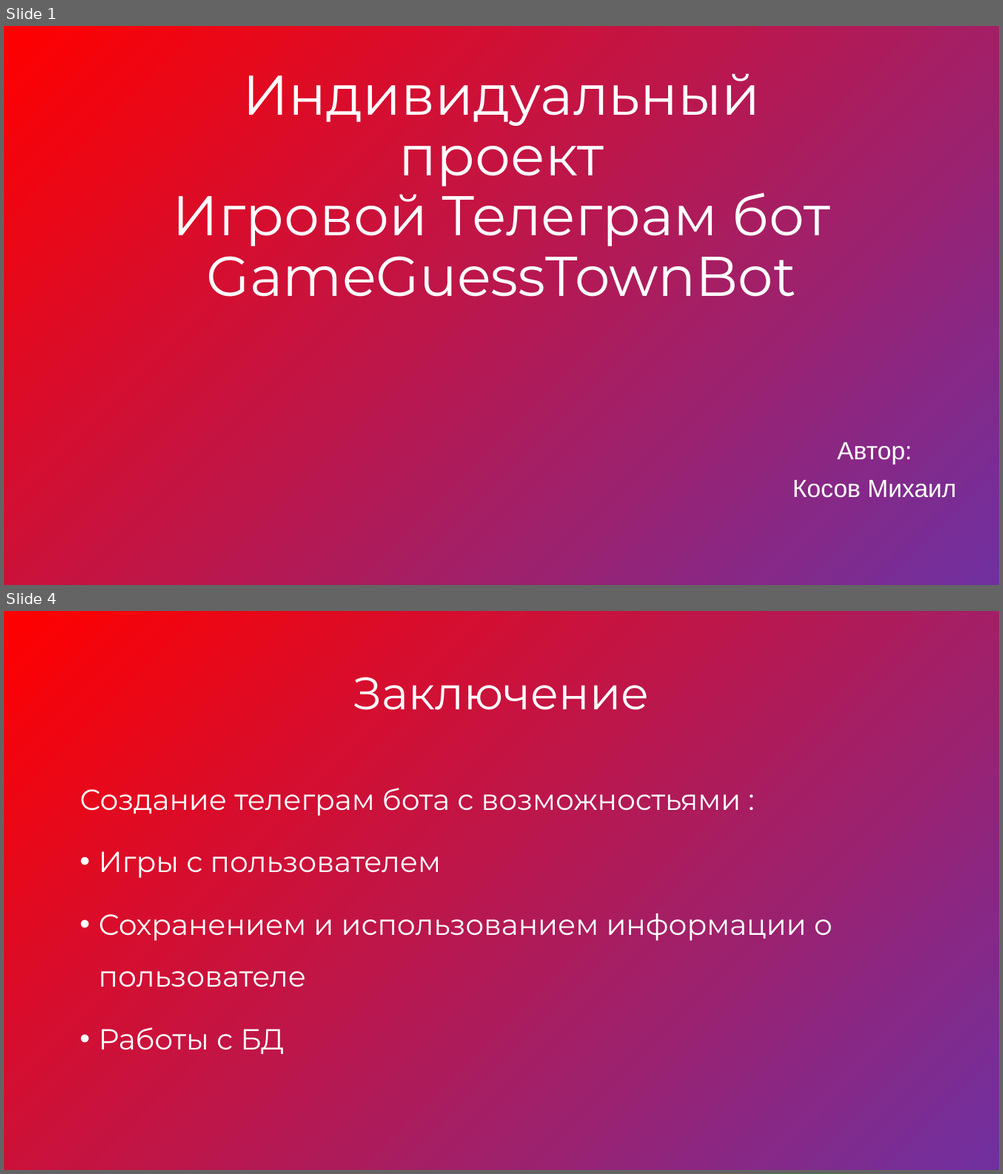
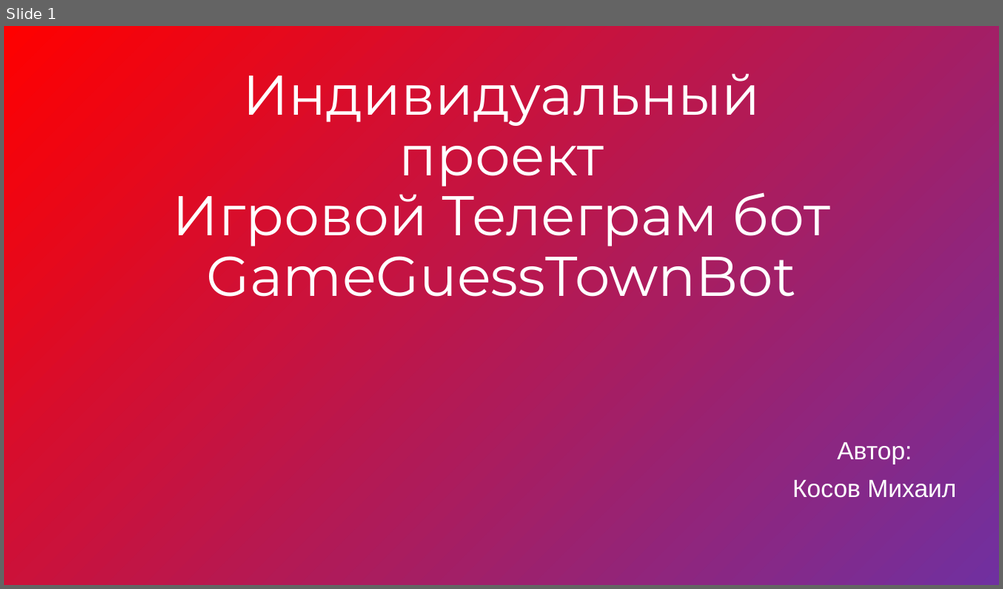
Before and after one commit to TaH4ukHero/IndividualProject, a slide deck: Abt Project/Преза инвид проект.pptx. Shown one above the other, each under a label of ours: slides 1 and 4 before the commit, slide 1 after it; the slides between them are not shown. The pictures are 1003x1174 and 1003x589 pixels, drawn with LibreOffice and Linux fonts; fonts in the diff are those of the drawing. Boxes give left, top, right and bottom in pixels: in the first picture for what was removed or moved away, otherwise in the second. Text is boxed around its words. In the diff, an @@ line names an element or a change of style, - is before the commit and + after.

```diff
--- a/Abt Project/Преза инвид проект.pptx
+++ b/Abt Project/Преза инвид проект.pptx
@@ slide 4 removed at (4,611,999,1170), background gradient #FF0000 to #7030A0 @@
@@ title removed at (353,677,649,710) @@
-Заключение
@@ text removed at (79,788,832,1054) @@
-Создание телеграм бота с возможностьями :
-• Игры с пользователем
-• Сохранением и использованием информации о пользователе
-• Работы с БД
```
Also in this commit, not shown: 5 slides added, 3 other slides removed, 4 other files.
